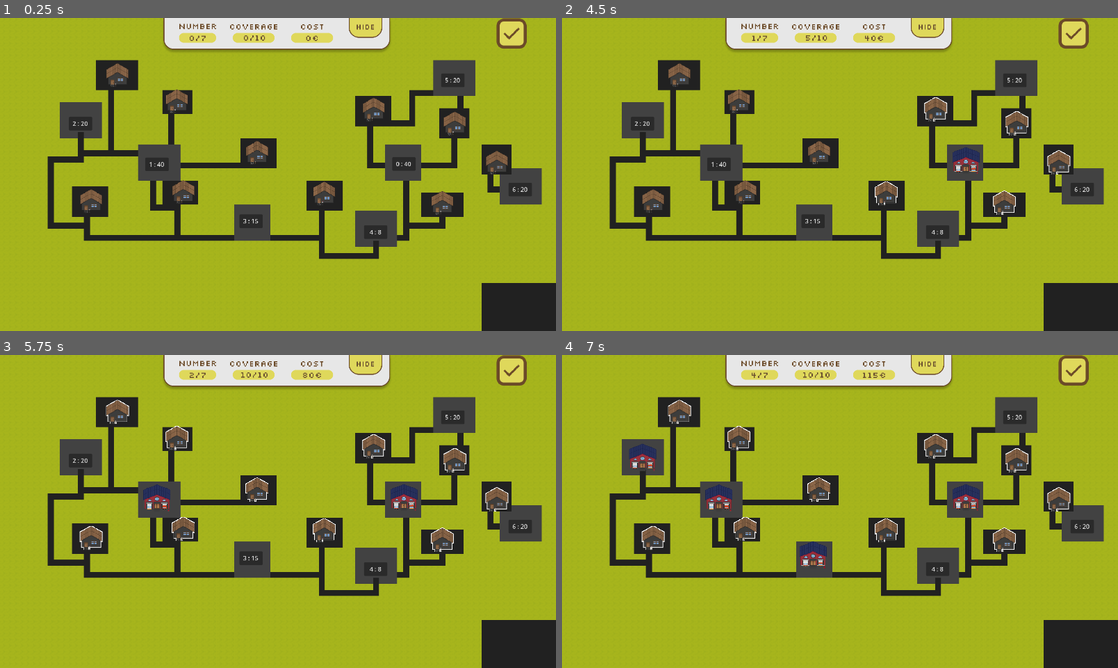
Above: before the commit, frames 1-4 (two rows, left to right).
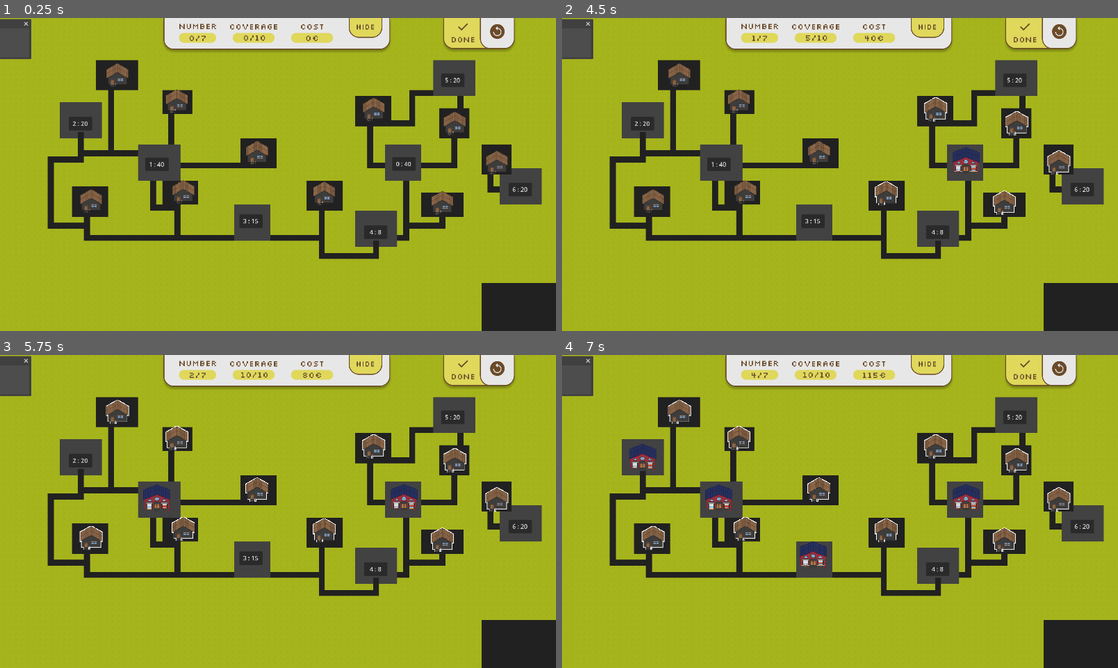
Above: after the commit, the same moments.

Repository: trang-ngn/SOS-Game
Game: Godot game, scene res://main.tscn
Same seed, same stepped clock (60 frames per second), same inputs: the game is played once before the commit and once after it.
Inputs (mouse positions are in pixels of both pictures, inside the frame that each line leads up to; where the layout moved, square brackets give the same spot in the first picture):
- Up to frame 1 (0.25 s): no input
- Up to frame 2 (4.5 s): click (1056, 33) at 0.52 s; click (1023, 33) [1073, 33] at 1.25 s; click (1023, 33) [1073, 33] at 2 s; click (1056, 33) at 2.77 s; click (1056, 33) at 3.52 s; click "0 : 40" at 4.25 s
- Up to frame 3 (5.75 s): click "1 : 40" at 5 s
- Up to frame 4 (7 s): click "2 : 20" at 5.75 s; click "3 : 15" at 6.5 s

The runs differ from the first frame. In frame 1, 2.2% of the frame differs, in the area x 0-95%, y 0-14%; in frame 2, 2.2%; in frame 3, 2.2%; in frame 4, 2.2%.

Commit message:
feat: improve done button ui

Diff:
--- a/sos-game/Scenes/DialogPanel/result_dialog.tscn
+++ b/sos-game/Scenes/DialogPanel/result_dialog.tscn
@@ -1,10 +1,11 @@
-[gd_scene load_steps=6 format=3 uid="uid://cdhqm638yme71"]
+[gd_scene load_steps=7 format=3 uid="uid://cdhqm638yme71"]
 
 [ext_resource type="FontFile" uid="uid://c8f1xkqvr2h7a" path="res://Assets/Fonts/Silkscreen-Regular.ttf" id="1_5tu22"]
 [ext_resource type="Texture2D" uid="uid://d2fwkm7ofx7tj" path="res://Assets/Buttons and Dialogs/Result-dialog.png" id="1_ywtve"]
 [ext_resource type="Texture2D" uid="uid://mqa3wwnk2b00" path="res://Assets/Buttons and Dialogs/Button-nextlevel.png" id="3_8xopk"]
 [ext_resource type="Texture2D" uid="uid://dkhddl4kkxhf2" path="res://Assets/Buttons and Dialogs/Button-tryagain.png" id="4_gr5ms"]
 [ext_resource type="FontFile" uid="uid://cbkaala8qo5w5" path="res://Assets/Fonts/Silkscreen-Bold.ttf" id="5_dtqdy"]
+[ext_resource type="Script" uid="uid://cym0jqgaabiea" path="res://Scripts/Buttons/try_again_button.gd" id="6_ejxgq"]
 
 [node name="ResultDialog" type="TextureRect"]
 anchors_preset = -1
@@ -62,6 +63,7 @@
 layout_mode = 2
 texture_normal = ExtResource("4_gr5ms")
 stretch_mode = 5
+script = ExtResource("6_ejxgq")
 
 [node name="LeftLabel" type="Label" parent="."]
 layout_mode = 1
@@ -106,3 +108,5 @@
 "
 autowrap_mode = 3
 clip_text = true
+
+[connection signal="pressed" from="HBoxContainer/TryAgainButton" to="HBoxContainer/TryAgainButton" method="_on_pressed"]
--- a/sos-game/Scenes/level_example.tscn
+++ b/sos-game/Scenes/level_example.tscn
@@ -8,12 +8,12 @@
 [ext_resource type="Script" uid="uid://bc5lk4pawxgc4" path="res://Scripts/station_script.gd" id="6_odk1q"]
 [ext_resource type="Texture2D" uid="uid://btniax21u00s0" path="res://Assets/Rescue Station/rescue_default.png" id="7_pv4ap"]
 [ext_resource type="Script" uid="uid://cie3h3o0ehln3" path="res://Scripts/camera_movement.gd" id="8_e7krn"]
-[ext_resource type="Texture2D" uid="uid://ci0vb2amef8yw" path="res://Assets/Buttons and Dialogs/CheckBox-Checked.png" id="9_2a2fd"]
 [ext_resource type="PackedScene" uid="uid://cdhqm638yme71" path="res://Scenes/DialogPanel/result_dialog.tscn" id="10_xv378"]
 [ext_resource type="Script" uid="uid://bd4mgwpnngm2d" path="res://Scenes/DialogPanel/result_dialog.gd" id="11_kaqqc"]
 [ext_resource type="PackedScene" uid="uid://bxs73etkg8msh" path="res://Scenes/DialogPanel/statistik_bar.tscn" id="12_odk1q"]
 [ext_resource type="Texture2D" uid="uid://drjlj1jgbcpqf" path="res://Assets/Buttons and Dialogs/Button-green.png" id="13_odk1q"]
 [ext_resource type="FontFile" uid="uid://c8f1xkqvr2h7a" path="res://Assets/Fonts/Silkscreen-Regular.ttf" id="13_pv4ap"]
+[ext_resource type="Texture2D" uid="uid://lhmlbnmpqa" path="res://Assets/Buttons and Dialogs/Button-DoneRestart.png" id="15_e7krn"]
 
 [sub_resource type="ShaderMaterial" id="ShaderMaterial_tf3fl"]
 shader = ExtResource("4_kaqqc")
@@ -46,6 +46,18 @@
 
 [sub_resource type="RectangleShape2D" id="RectangleShape2D_g30sg"]
 size = Vector2(67, 68)
+
+[sub_resource type="StyleBoxFlat" id="StyleBoxFlat_e7krn"]
+bg_color = Color(0.6, 0.6, 0.6, 0)
+corner_radius_bottom_left = 30
+anti_aliasing = false
+anti_aliasing_size = 0.815
+
+[sub_resource type="StyleBoxFlat" id="StyleBoxFlat_xn6q0"]
+bg_color = Color(0.6, 0.6, 0.6, 0)
+corner_radius_bottom_right = 25
+corner_radius_bottom_left = 25
+anti_aliasing = false
 
 [node name="LevelTemplate" type="Node2D" node_paths=PackedStringArray("stations", "houses")]
 texture_filter = 1
@@ -557,25 +569,11 @@
 position = Vector2(1, -62)
 shape = SubResource("RectangleShape2D_g30sg")
 
-[node name="EndButton" type="Button" parent="."]
-visible = false
-offset_left = 570.0
-offset_top = 300.0
-offset_right = 717.0
-offset_bottom = 388.0
-text = "END"
-
-[node name="DoneButton" type="TextureButton" parent="."]
-offset_left = 584.0
-offset_top = -414.0
-offset_right = 664.0
-offset_bottom = -334.0
-texture_normal = ExtResource("9_2a2fd")
-metadata/_edit_use_anchors_ = true
-
 [node name="ResultPopup" type="Popup" parent="."]
+process_mode = 3
 transparent_bg = true
-size = Vector2i(1250, 700)
+mode = 1
+size = Vector2i(1300, 680)
 unresizable = false
 transparent = true
 
@@ -617,6 +615,51 @@
 text = "Hide"
 horizontal_alignment = 1
 vertical_alignment = 1
+
+[node name="DoneRestartContainer" type="TextureRect" parent="."]
+process_mode = 3
+offset_left = 436.0
+offset_top = -416.0
+offset_right = 639.0
+offset_bottom = -321.0
+texture = ExtResource("15_e7krn")
+expand_mode = 1
+stretch_mode = 5
+
+[node name="DoneButton" type="Button" parent="DoneRestartContainer"]
+layout_mode = 1
+anchors_preset = -1
+anchor_left = 0.039
+anchor_right = 0.517
+anchor_bottom = 0.853
+offset_left = 0.0829997
+offset_right = 0.048996
+offset_bottom = -0.0350037
+theme_override_styles/focus = SubResource("StyleBoxFlat_e7krn")
+theme_override_styles/disabled = SubResource("StyleBoxFlat_e7krn")
+theme_override_styles/hover = SubResource("StyleBoxFlat_e7krn")
+theme_override_styles/pressed = SubResource("StyleBoxFlat_e7krn")
+theme_override_styles/normal = SubResource("StyleBoxFlat_e7krn")
+
+[node name="RestartButton" type="Button" parent="DoneRestartContainer"]
+layout_mode = 1
+anchors_preset = -1
+anchor_left = 0.532
+anchor_top = -0.011
+anchor_right = 0.951
+anchor_bottom = 0.853
+offset_left = -0.996002
+offset_top = 0.0450001
+offset_right = -0.053009
+offset_bottom = -1.035
+theme_override_styles/focus = SubResource("StyleBoxFlat_xn6q0")
+theme_override_styles/disabled = SubResource("StyleBoxFlat_xn6q0")
+theme_override_styles/hover = SubResource("StyleBoxFlat_xn6q0")
+theme_override_styles/pressed = SubResource("StyleBoxFlat_xn6q0")
+theme_override_styles/normal = SubResource("StyleBoxFlat_xn6q0")
+
+[node name="Window" type="Window" parent="."]
+position = Vector2i(0, 36)
 
 [connection signal="button_up" from="Stations/S0/Plot" to="Stations/S0" method="_on_button_button_up"]
 [connection signal="mouse_entered" from="Stations/S0/Plot" to="Stations/S0" method="_on_button_mouse_entered"]
@@ -660,6 +703,6 @@
 [connection signal="area_shape_entered" from="Stations/S6/Radius" to="Stations/S6" method="_on_area_2d_area_shape_entered"]
 [connection signal="body_entered" from="Stations/S6/Radius" to="Stations/S6" method="_on_area_2d_body_entered"]
 [connection signal="body_shape_entered" from="Stations/S6/Radius" to="Stations/S6" method="_on_area_2d_body_shape_entered"]
-[connection signal="button_up" from="EndButton" to="." method="_on_button_button_up"]
-[connection signal="pressed" from="DoneButton" to="." method="_on_done_button_pressed"]
 [connection signal="toggled" from="HideButton" to="." method="_on_hide_button_toggled"]
+[connection signal="pressed" from="DoneRestartContainer/DoneButton" to="." method="_on_done_button_pressed"]
+[connection signal="pressed" from="DoneRestartContainer/RestartButton" to="." method="_on_restart_button_pressed"]
--- /dev/null
+++ b/sos-game/Scripts/Buttons/try_again_button.gd
@@ -0,0 +1,5 @@
+extends TextureButton
+
+
+func _on_pressed() -> void:
+	get_tree().change_scene_to_file("res://main.tscn")
--- a/sos-game/Scripts/level_script.gd
+++ b/sos-game/Scripts/level_script.gd
@@ -1,7 +1,5 @@
 class_name Level
 extends Node2D
-
-signal station_updated
 
 #var solution: Array[bool] = [false, false, true, true, true, true, false]
 var picked_stations: Array[bool] = []
@@ -49,7 +47,6 @@
 	$StatistikBar.update_number(num_picked_stations, len(stations))
 	$StatistikBar.update_coverage(num_covered_houses, len(houses))
 	$StatistikBar.update_cost(total_cost)
-	print("statistik")
 
 
 #func _on_button_button_up() -> void:
@@ -98,3 +95,7 @@
 func _on_hide_button_toggled(hide: bool) -> void:
 	$HideButton/HideLabel.text = "Show" if hide else "Hide"
 	$StatistikBar.visible = not hide
+
+
+func _on_restart_button_pressed() -> void:
+	get_tree().reload_current_scene()
Binary file added: sos-game/Assets/Buttons and Dialogs/Button-Done.png
Not shown, added: sos-game/Assets/Buttons and Dialogs/Button-Done.png.import
Binary file added: sos-game/Assets/Buttons and Dialogs/Button-DoneRestart.png
Not shown, added: sos-game/Assets/Buttons and Dialogs/Button-DoneRestart.png.import
Not shown: 1 places in sos-game/Scenes/level_example.tscn that only renumber resources
Not shown, added: sos-game/Scripts/Buttons/try_again_button.gd.uid
